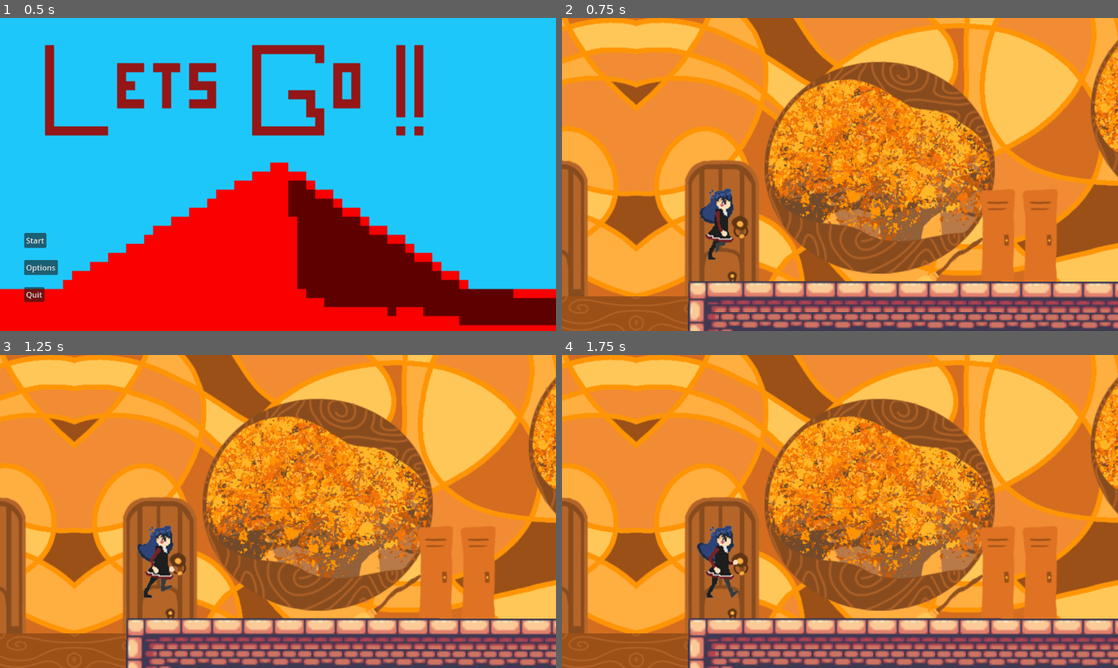
Above: before the commit, frames 1-4 (two rows, left to right).
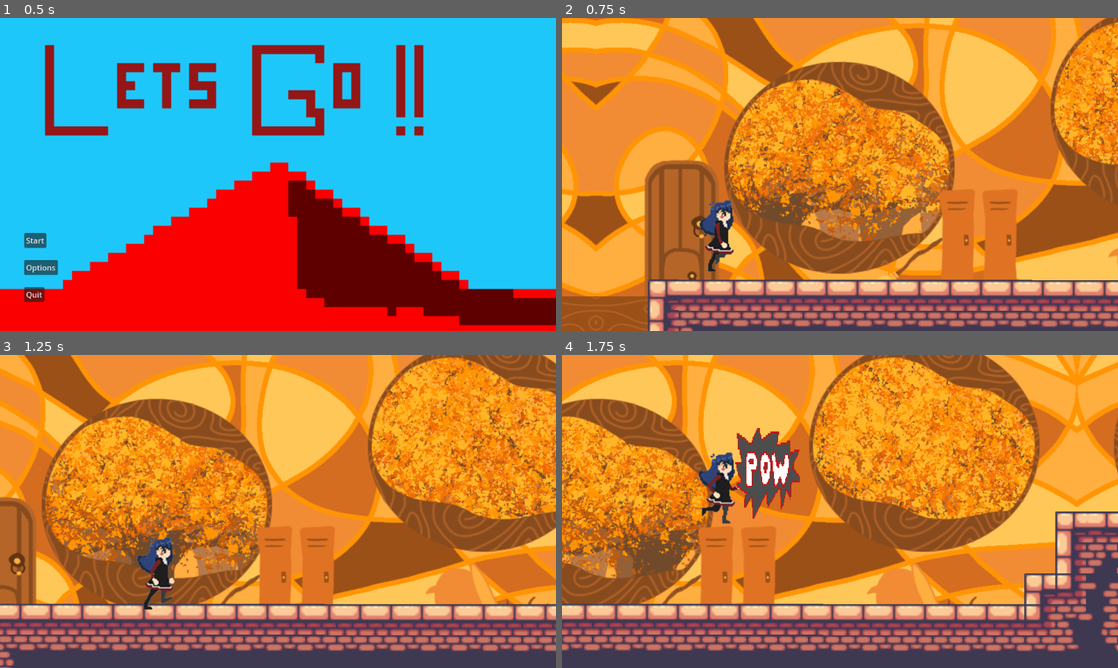
Above: after the commit, the same moments.

Repository: MetaToshi/dimension-hopping-oceans-9
Game: Godot game, scene res://Scripts/main_menu.tscn
The game is run twice, just before and just after one commit, with the same random seed, the same clock (stepped at 60 frames per second) and the same inputs.
Inputs:
- Up to frame 1 (0.5 s): no input
- Up to frame 2 (0.75 s): click "Start" at 0.5 s
- Up to frame 3 (1.25 s): no input
- Up to frame 4 (1.75 s): tap E (attack) at 1.35 s; tap Up (jump) at 1.52 s

Frame 1 is identical in both runs. In frame 2, 67% of the frame differs, in the area x 0-100%, y 0-100%; in frame 3, 85%; in frame 4, 87%.
Error before the commit: Parse Error: Unexpected "Identifier" in class body. (res://Characters/player.gd:4)

Commit message:
Add files via upload

Diff:
--- a/Collage Dimension Hopping 170 game/Characters/player.gd
+++ b/Collage Dimension Hopping 170 game/Characters/player.gd
@@ -3,16 +3,9 @@
 @export var speed : float = 500.0
 @export var jump_velocity : float = -1000
 
-onready
+@onready var Enemy = $"../Enemy"
+@onready var Breakwall = $"../Sprite2D"
 
-func _ready() -> void:
-	anim.play("idle")
-
-func play_anim( animation_name ) -> void:
-	anim.play( animation_name)
-
-func stop_anim() -> void:
-	anim.stop()
 
 # Get the gravity from the project settings to be synced with RigidBody nodes.
 var gravity = ProjectSettings.get_setting("physics/2d/default_gravity")
@@ -44,12 +37,18 @@
 # Player entering through portal
 func _on_area_2d_area_entered(area):
 	if area.is_in_group("Portal"):
+		$Sidescroller.texture=ResourceLoader.load("res://TestAssets/testFloorTile.png")
+		#Saving the line below for later
+		#Enemy.texture=ResourceLoader.load()
+		Breakwall.texture=ResourceLoader.load("res://TestAssets/dim1breakwall.png")
+
 		position.x = 0
 		position.y = 1500
 		speed = 750
 		jump_velocity = -1500
 
 	if area.is_in_group("portal2"):
+		$Sidescroller.texture=ResourceLoader.load("res://TestAssets/testFloorTile.png")
 		position.x = 0
 		position.y = 3000
 		speed = 250
